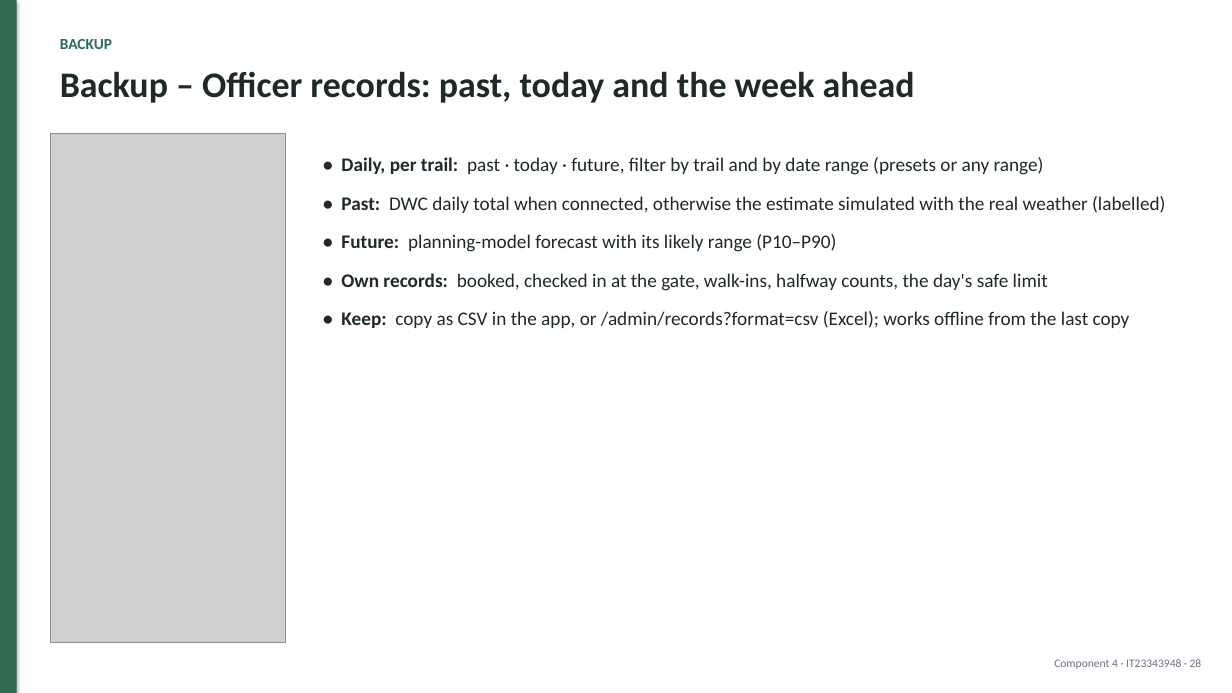
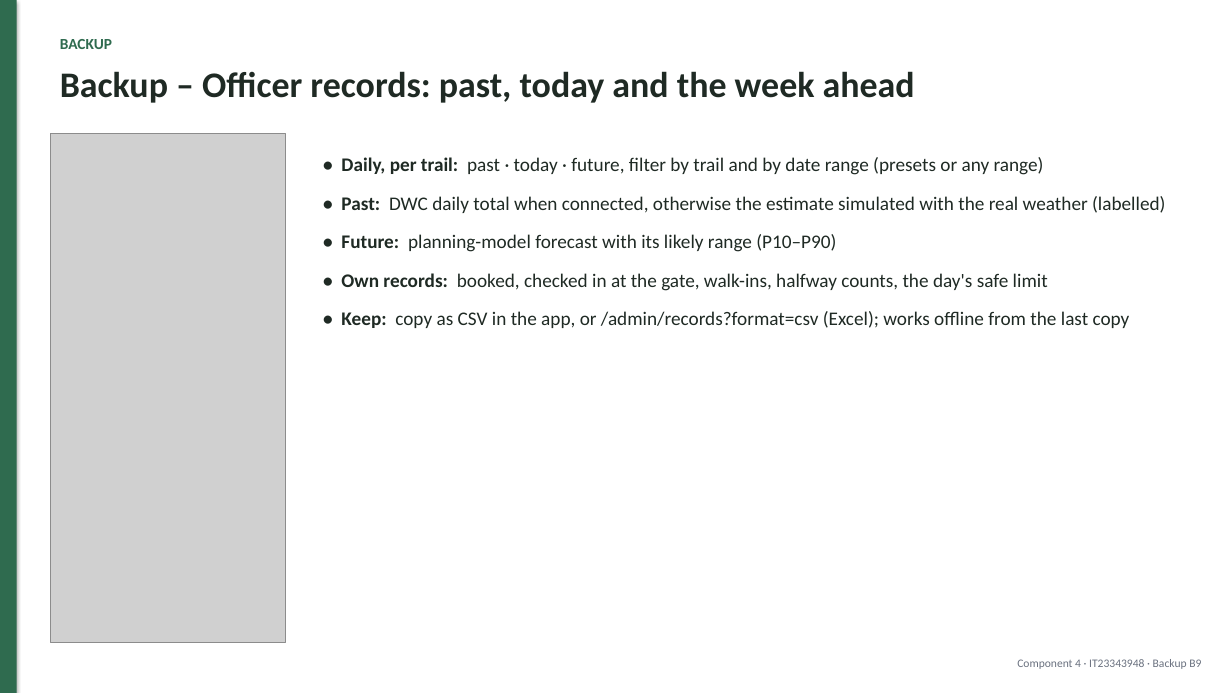
Before and after one commit to mirshadahamed/Decentralized-Hiking-AI, a slide deck: slide 32 of research/component_4/docs/slides/PP1_Component4.pptx (slide 28 before the commit). Drawn at 1232x693 pixels with LibreOffice and Linux fonts; fonts in the diff are those of the drawing; grey boxes stand for pictures. Boxes give left, top, right and bottom in pixels: in the first picture for what was removed or moved away, otherwise in the second. Text is boxed around its words. In the diff, an @@ line names an element or a change of style, - is before the commit and + after.

```diff
--- a/research/component_4/docs/slides/PP1_Component4.pptx
+++ b/research/component_4/docs/slides/PP1_Component4.pptx
@@ text at <box>1017,659,1201,669</box>: text changed @@
-Component 4 · IT23343948 · 28
+Component 4 · IT23343948 · Backup B9
```
Also in this commit, not shown: 23 other slides changed, 4 slides added, 27 other files.
